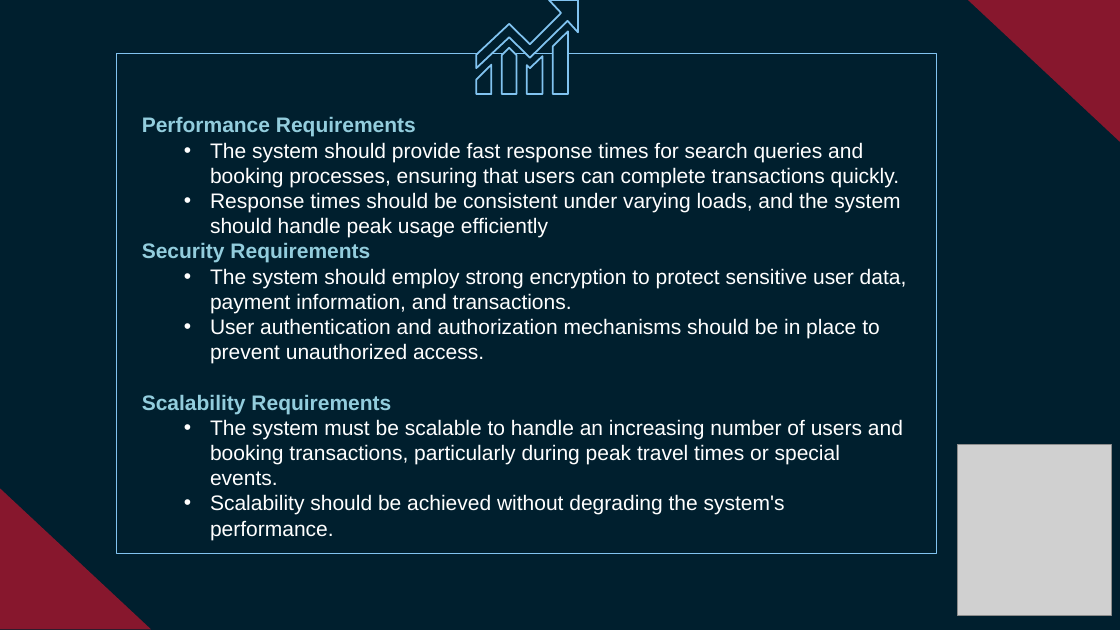
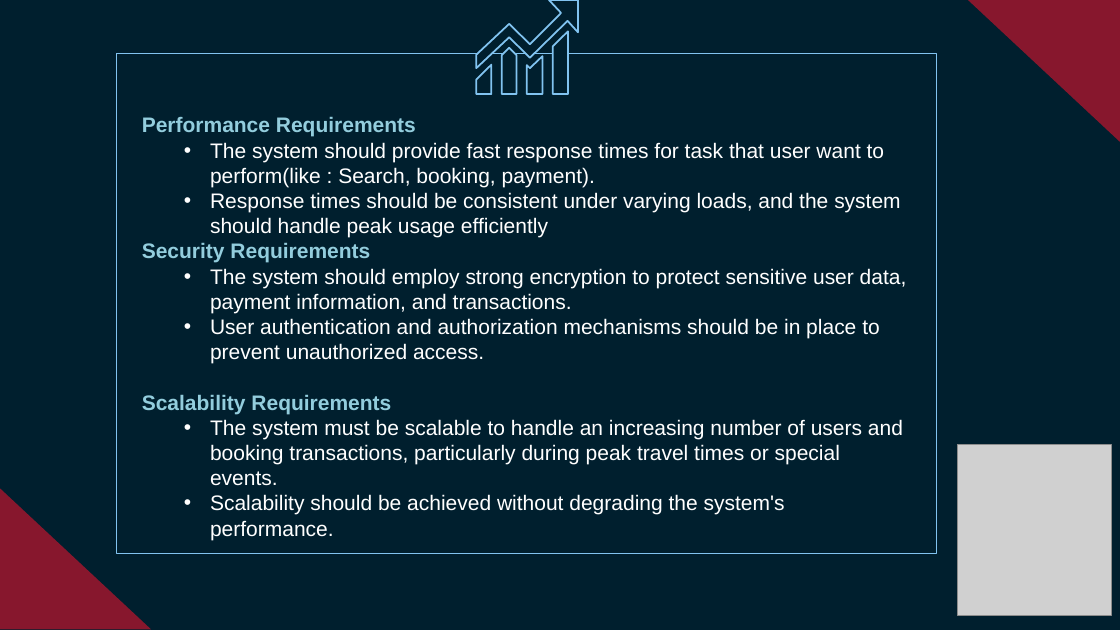
Before and after one commit to saadraj4/fyp, a slide deck: slide 16 of Blockchain Ticketing System Mid Defence presentation.pptx. Drawn at 1120x630 pixels with LibreOffice and Linux fonts; fonts in the diff are those of the drawing; grey boxes stand for pictures; background and template pictures are left out. Boxes give left, top, right and bottom in pixels: in the first picture for what was removed or moved away, otherwise in the second. Text is boxed around its words. In the diff, an @@ line names an element or a change of style, - is before the commit and + after.

Commit message:
ppts updated

```diff
--- a/Blockchain Ticketing System Mid Defence presentation.pptx
+++ b/Blockchain Ticketing System Mid Defence presentation.pptx
@@ text in rectangle at (x1=210, y1=142, x2=884, y2=187): text changed @@
-  • The system should provide fast response times for search queries and booking processes, ensuring that users can complete transactions quickly.
+  • The system should provide fast response times for task that user want to perform(like : Search, booking, payment).
```
Also in this commit, not shown: 3 other slides changed.
